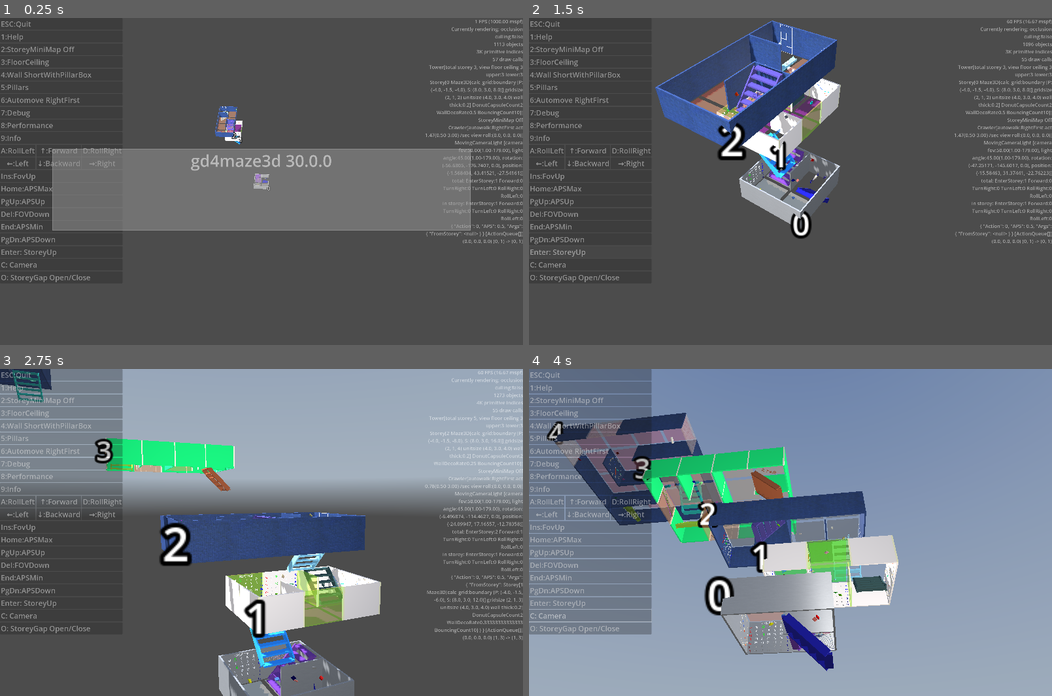
Above: before the commit, frames 1-4 (two rows, left to right).
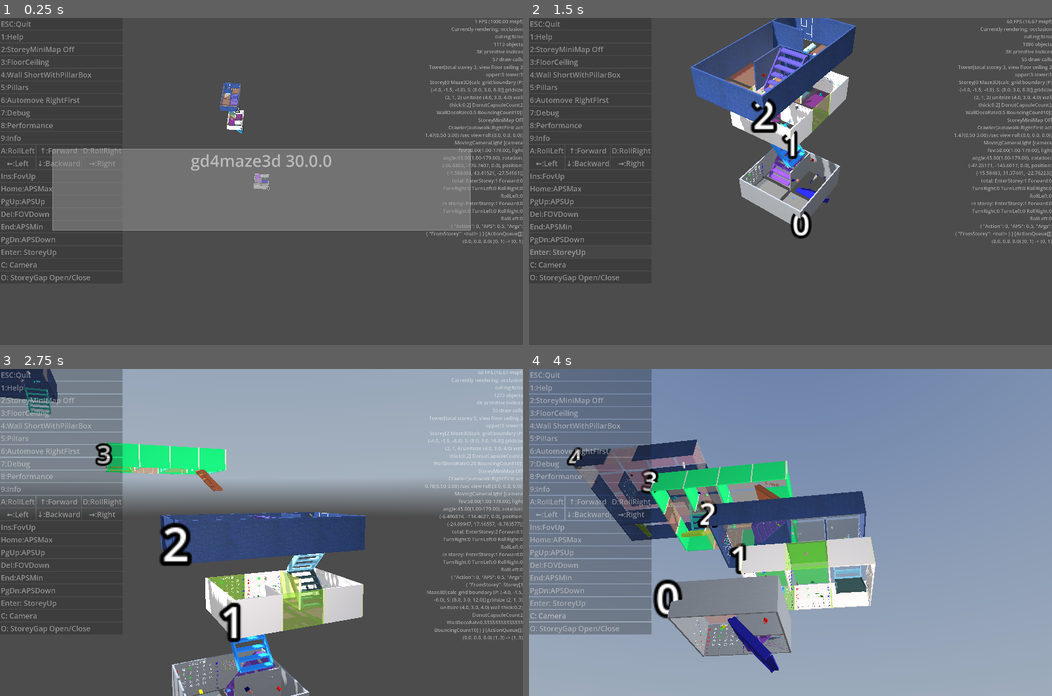
Above: after the commit, the same moments.

Repository: kasworld/gd4maze3d
Game: Godot game, scene res://main.tscn
The game is run twice, just before and just after one commit, with the same random seed, the same clock (stepped at 60 frames per second) and the same inputs. A sky picture missing from this copy of the repository is replaced by a grey-blue gradient.
Inputs (mouse positions are in pixels of both pictures, inside the frame that each line leads up to):
- Up to frame 1 (0.25 s): no input
- Up to frame 2 (1.5 s): click "Enter: StoreyUp" at 0.5 s; click "Enter: StoreyUp" at 1.25 s
- Up to frame 3 (2.75 s): tap Enter at 2 s; move the mouse to (376, 516) at 2.02 s; hold Right from 2.03 s (still down); tap Q at 2.1 s; click (376, 516) at 2.17 s
- Up to frame 4 (4 s): move the mouse to (685, 548) at 2.77 s; release Right at 2.78 s; hold Down 2.78-3.53 s; tap E at 2.85 s; move the mouse to (842, 460) at 3.52 s; hold Right from 3.53 s (still down); tap 1 at 3.6 s

The runs differ from the first frame. In frame 1, 0.6% of the frame differs, in the area x 41-47%, y 19-39%; in frame 2, 8.6%; in frame 3, 10%; in frame 4, 16%, in the area x 3-71%, y 13-93%.

Commit message:
sync lower storey goal pos with upper storey start pos

Diff:
--- a/storey/storey.gd
+++ b/storey/storey.gd
@@ -49,6 +49,12 @@
 var goal_pos :Vector2i
 func is_goal_pos(p :Vector2i) -> bool:
 	return goal_pos == p
+
+func get_goal_pos() -> Vector3:
+	return $EndMark.position
+
+func get_start_pos() -> Vector3:
+	return $StartMark.position
 
 var wall_info_all :Array
 var 놓인것들 :PlacedThings # 배치된 capsule, donut tree start goal 들
--- a/tower/tower.gd
+++ b/tower/tower.gd
@@ -116,9 +116,9 @@
 	st.storey_animation.start_scale("ani_add", st, Vector3(0.1,0.1,0.1), Vector3(1,1,1), StoreyAnimationDuration)
 	if storey_list.size() > 1:
 		var last_st := storey_list[-2]
-		var diff := (last_st.goal_pos - st.start_pos)
-		st.position.x = last_st.position.x + diff.x * cell_size.x
-		st.position.z = last_st.position.z + diff.y * cell_size.z
+		var diff := last_st.get_goal_pos() - st.get_start_pos()
+		st.position.x = last_st.position.x + diff.x
+		st.position.z = last_st.position.z + diff.z
 
 func del_old_storey() -> void:
 	if cur_storey.storey_num > visible_storey_down:
